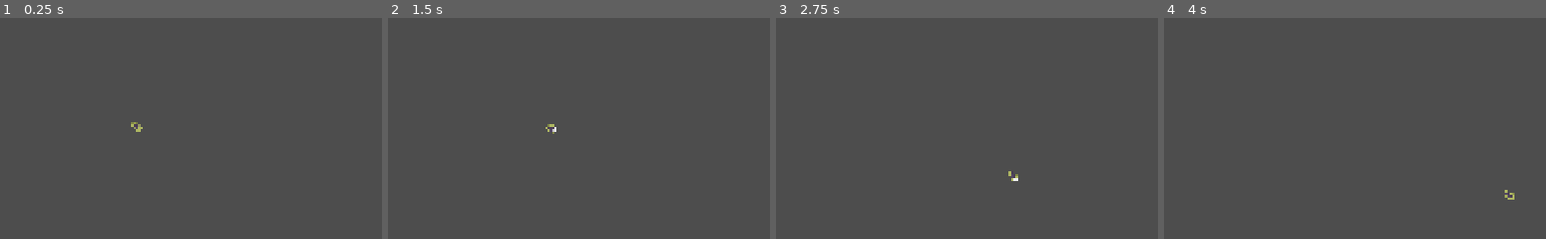
Above: before the commit, frames 1-4 (left to right).
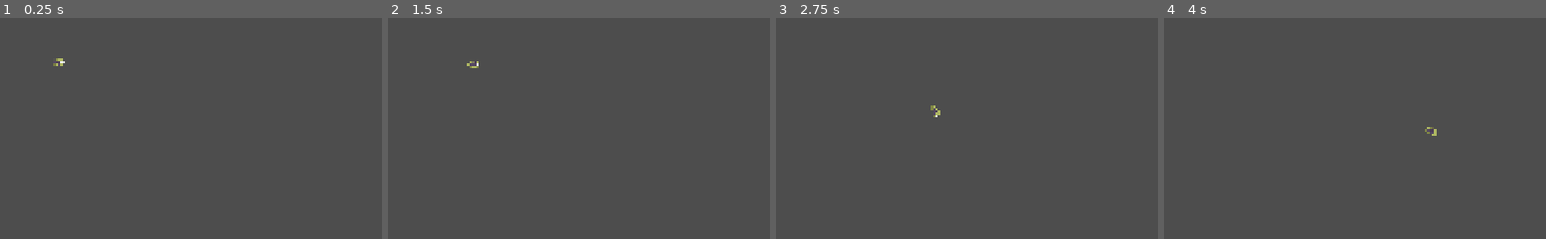
Above: after the commit, the same moments.

Repository: robertsforrest/modular_bullet_hell
Game: Godot game, scene res://Main.tscn
Same seed, same stepped clock (60 frames per second), same inputs: the game is played once before the commit and once after it.
Inputs (mouse positions are % of the whole screen's width and height, from its top left):
- Up to frame 1 (0.25 s): no input
- Up to frame 2 (1.5 s): tap Enter at 0.5 s; move the mouse to (74, 45) at 0.52 s; press the mouse at (74, 45) at 0.53 s; hold D (move_right) 0.53-1.28 s; tap Space at 1.25 s; move the mouse to (31, 55) at 1.27 s; release the mouse at (31, 55) at 1.28 s; hold S (move_down) from 1.28 s (still down); click (31, 55) at 1.35 s
- Up to frame 3 (2.75 s): move the mouse to (62, 28) at 2.02 s; release S (move_down) at 2.03 s; press the mouse at (62, 28) at 2.03 s; hold D (move_right) from 2.03 s (still down)
- Up to frame 4 (4 s): tap Enter at 2.75 s; move the mouse to (46, 70) at 2.77 s; release D (move_right) at 2.78 s; release the mouse at (46, 70) at 2.78 s; hold W (move_up) 2.78-3.53 s; click (46, 70) at 2.85 s; tap Space at 3.5 s; move the mouse to (82, 65) at 3.52 s; press the mouse at (82, 65) at 3.53 s; hold A (move_left) from 3.53 s (still down)
The pictures show only the part of the screen within x 50-100%, y 41-91%; the shares and areas given below are measured in that part.

The runs differ from the first frame. In frame 1, 0.1% of the frame differs, in the area x 13-38%, y 18-52%; in frame 2, 0.1%; in frame 3, 0.1%; in frame 4, 0.1%.

Commit message:
Implemented extremely basic enemy component types, plus an EnemyFactory with a (currently placeholder) generate_enemy function

Diff:
--- /dev/null
+++ b/Entities/Enemies/Components/Cores/EnemyCoreBasic.tscn
@@ -0,0 +1,32 @@
+[gd_scene format=3 uid="uid://cv8j7gpmpeqwe"]
+
+[ext_resource type="Script" uid="uid://f8dlcb2g3pnp" path="res://Entities/Enemies/Components/Cores/enemy_core_basic.gd" id="1_5actl"]
+[ext_resource type="Texture2D" uid="uid://4gq8u25q6osf" path="res://Entities/Enemies/Assets/enemy_core_basic.png" id="2_brav0"]
+[ext_resource type="Script" uid="uid://8awku0sdu4u5" path="res://Entities/Player/Components/component_slot.gd" id="3_4txx4"]
+
+[sub_resource type="CapsuleShape2D" id="CapsuleShape2D_bs1o3"]
+radius = 20.0
+height = 80.0
+
+[node name="EnemyCoreBasic" type="Area2D" unique_id=1613202619 node_paths=PackedStringArray("connection_points", "collision_shape")]
+script = ExtResource("1_5actl")
+connection_points = [NodePath("ConnPoint1"), NodePath("ConnPoint2")]
+component_size = 2
+collision_shape = NodePath("CollisionShape2D")
+metadata/_custom_type_script = "uid://dpjmm3b83c1q8"
+
+[node name="Sprite2D" type="Sprite2D" parent="." unique_id=516493498]
+texture = ExtResource("2_brav0")
+
+[node name="CollisionShape2D" type="CollisionShape2D" parent="." unique_id=792465796]
+shape = SubResource("CapsuleShape2D_bs1o3")
+
+[node name="ConnPoint1" type="Node2D" parent="." unique_id=1538604805]
+position = Vector2(-20, -4)
+script = ExtResource("3_4txx4")
+max_size = 2
+
+[node name="ConnPoint2" type="Node2D" parent="." unique_id=1032854707]
+position = Vector2(20, -4)
+script = ExtResource("3_4txx4")
+max_size = 2
--- /dev/null
+++ b/Entities/Enemies/Components/Cores/enemy_core_basic.gd
@@ -0,0 +1,7 @@
+extends EnemyComponent
+
+func physics_process(delta: float) -> void:
+	# Pursue the player
+	var player = get_tree().get_current_scene().get_player()
+	# Call superclass
+	super(delta)
--- /dev/null
+++ b/Entities/Enemies/Components/Guns/EnemyLaserGun.tscn
@@ -0,0 +1,20 @@
+[gd_scene format=3 uid="uid://g0qfkxs5vpij"]
+
+[ext_resource type="Script" uid="uid://cifvb8ffvv5kn" path="res://Entities/Enemies/Components/Guns/enemy_gun_component.gd" id="1_ucihi"]
+[ext_resource type="Texture2D" uid="uid://hw7aemxrynw2" path="res://Entities/Player/Assets/laser_gun.png" id="2_ldsc7"]
+
+[sub_resource type="CapsuleShape2D" id="CapsuleShape2D_ldsc7"]
+radius = 8.0
+
+[node name="EnemyLaserGun" type="Area2D" unique_id=2092387067 node_paths=PackedStringArray("collision_shape")]
+script = ExtResource("1_ucihi")
+collision_shape = NodePath("CollisionShape2D")
+metadata/_custom_type_script = "uid://cifvb8ffvv5kn"
+
+[node name="Sprite2D" type="Sprite2D" parent="." unique_id=1166800247]
+position = Vector2(0, 4)
+texture = ExtResource("2_ldsc7")
+
+[node name="CollisionShape2D" type="CollisionShape2D" parent="." unique_id=983952551]
+position = Vector2(0, 4)
+shape = SubResource("CapsuleShape2D_ldsc7")
--- /dev/null
+++ b/Entities/Enemies/Components/Guns/enemy_gun_component.gd
@@ -0,0 +1,2 @@
+class_name EnemyGunComponent
+extends EnemyComponent
--- /dev/null
+++ b/Entities/Enemies/Components/Wings/EnemyWing1.tscn
@@ -0,0 +1,33 @@
+[gd_scene format=3 uid="uid://cpdc5kg56nr5g"]
+
+[ext_resource type="Script" uid="uid://b6yc6accyy626" path="res://Entities/Enemies/Components/enemy_component.gd" id="1_3ebfj"]
+[ext_resource type="Script" uid="uid://8awku0sdu4u5" path="res://Entities/Player/Components/component_slot.gd" id="2_8ljdb"]
+[ext_resource type="Texture2D" uid="uid://dwpk8ex7jyygn" path="res://Entities/Enemies/Assets/enemy_wing_1.png" id="2_wuuch"]
+
+[sub_resource type="CapsuleShape2D" id="CapsuleShape2D_wuuch"]
+radius = 12.0
+height = 72.0
+
+[node name="EnemyWing1" type="Area2D" unique_id=227823163 node_paths=PackedStringArray("connection_points", "collision_shape")]
+script = ExtResource("1_3ebfj")
+connection_points = [NodePath("ConnPoint1"), NodePath("ConnPoint2")]
+component_size = 2
+collision_shape = NodePath("CollisionShape2D")
+metadata/_custom_type_script = "uid://b6yc6accyy626"
+
+[node name="Sprite2D" type="Sprite2D" parent="." unique_id=143356181]
+position = Vector2(16, -4)
+texture = ExtResource("2_wuuch")
+
+[node name="CollisionShape2D" type="CollisionShape2D" parent="." unique_id=1460320825]
+position = Vector2(12, -4)
+shape = SubResource("CapsuleShape2D_wuuch")
+
+[node name="ConnPoint1" type="Node2D" parent="." unique_id=1839276530]
+position = Vector2(28, -8)
+script = ExtResource("2_8ljdb")
+max_size = 2
+
+[node name="ConnPoint2" type="Node2D" parent="." unique_id=1794603166]
+position = Vector2(12, -16)
+script = ExtResource("2_8ljdb")
--- /dev/null
+++ b/Entities/Enemies/Components/enemy_component.gd
@@ -0,0 +1,21 @@
+class_name EnemyComponent
+extends ShipComponent
+
+# Wrappers for frame update code; rather than getting called from the engine, these get called
+# from the engine update loops in the component's parent for more control over component code
+# Copied here to pass super calls up to the ShipComponent parent for any shared behavior
+func process(delta: float) -> void:
+	super(delta)
+func physics_process(delta: float) -> void:
+	super(delta)
+
+# Check for area_entered signal from player bullets
+func _on_area_entered(area: Area2D) -> void:
+	if (area.is_in_group("player_bullets")):
+		# TODO: add spark/damage/smoke/etc particles for visual juice
+		hp -= area.get_damage_amount()
+		# Check for death
+		if (hp <= 0):
+			part_destroyed.emit()
+			queue_free() # TODO: juj this up with some cool VFX, drifting broken parts, etc.
+		area.queue_free()
--- /dev/null
+++ b/Entities/Enemies/Enemy.tscn
@@ -0,0 +1,6 @@
+[gd_scene format=3 uid="uid://bgfuvswbxi1vq"]
+
+[ext_resource type="Script" uid="uid://xpvgq5txvuvp" path="res://Entities/Enemies/enemy.gd" id="1_ttlo4"]
+
+[node name="Enemy" type="Node2D" unique_id=993187173]
+script = ExtResource("1_ttlo4")
--- /dev/null
+++ b/Entities/Enemies/enemy.gd
@@ -0,0 +1,19 @@
+class_name Enemy
+extends Node2D
+
+@export var ship_core: EnemyComponent
+
+@onready var components: Array[EnemyComponent] = []
+
+# Game loop - just pass along to component code
+func _physics_process(delta: float) -> void:
+	for component in components:
+		component.physics_process(delta)
+func _process(delta: float) -> void:
+	for component in components:
+		component.process(delta)
+
+# Add a new component to the enemy
+func add_ship_component(new_component) -> void:
+	add_child(new_component)
+	components.append(new_component)
--- /dev/null
+++ b/Entities/Enemies/enemy_factory.gd
@@ -0,0 +1,20 @@
+extends Node
+
+# Load enemy configurations
+const enemy_tscn: PackedScene = preload("res://Entities/Enemies/Enemy.tscn")
+const enemy_core: PackedScene = preload("res://Entities/Enemies/Components/Cores/EnemyCoreBasic.tscn")
+const enemy_wings: PackedScene = preload("res://Entities/Enemies/Components/Wings/EnemyWing1.tscn")
+const enemy_gun: PackedScene = preload("res://Entities/Enemies/Components/Guns/EnemyLaserGun.tscn")
+
+# Create and return a random enemy
+# TODO: add parameterization eventually rather than purely random enemies
+func generate_enemy() -> Node2D:
+	var new_enemy = enemy_tscn.instantiate()
+	var new_core = enemy_core.instantiate()
+	new_enemy.add_child(new_core)
+	new_enemy.ship_core = new_core
+	var wing_left = new_core.add_component(enemy_wings.instantiate(), 0)
+	var wing_right = new_core.add_component(enemy_wings.instantiate(), 1)
+	wing_right.add_component(enemy_gun.instantiate(), 1)
+	wing_left.add_component(enemy_gun.instantiate(), 1)
+	return new_enemy
--- a/Entities/Player/Components/LaserGun.tscn
+++ b/Entities/Player/Components/Guns/LaserGun.tscn
@@ -1,6 +1,6 @@
 [gd_scene format=3 uid="uid://dy8deqmtlgppq"]
 
-[ext_resource type="Script" uid="uid://ino5mhbbsc41" path="res://Entities/Player/Components/laser_gun.gd" id="1_15782"]
+[ext_resource type="Script" uid="uid://ino5mhbbsc41" path="res://Entities/Player/Components/Guns/laser_gun.gd" id="1_15782"]
 [ext_resource type="Texture2D" uid="uid://hw7aemxrynw2" path="res://Entities/Player/Assets/laser_gun.png" id="2_1mt4w"]
 [ext_resource type="PackedScene" uid="uid://bajbukconqclo" path="res://Entities/Player/Projectiles/PlayerLaserSmall.tscn" id="2_5pjx0"]
 
--- a/Entities/Player/Components/MachineGun.tscn
+++ b/Entities/Player/Components/Guns/MachineGun.tscn
@@ -1,6 +1,6 @@
 [gd_scene format=3 uid="uid://b6acxmrpx1owa"]
 
-[ext_resource type="Script" uid="uid://cn6nsfaj7ubiq" path="res://Entities/Player/Components/machine_gun.gd" id="1_0fojp"]
+[ext_resource type="Script" uid="uid://cn6nsfaj7ubiq" path="res://Entities/Player/Components/Guns/machine_gun.gd" id="1_0fojp"]
 [ext_resource type="Texture2D" uid="uid://2ec8bfmy2dye" path="res://Entities/Player/Assets/machine_gun.png" id="2_bsps6"]
 [ext_resource type="PackedScene" uid="uid://j3jimo0mff4q" path="res://Entities/Player/Projectiles/PlayerBullet.tscn" id="2_tvpx7"]
 
--- a/Entities/Player/Components/Thruster.tscn
+++ b/Entities/Player/Components/Thrusters/Thruster.tscn
@@ -1,6 +1,6 @@
 [gd_scene format=3 uid="uid://lumark28yxtc"]
 
-[ext_resource type="Script" uid="uid://chjuu8dgmirsq" path="res://Entities/Player/Components/thruster.gd" id="1_k51gw"]
+[ext_resource type="Script" uid="uid://chjuu8dgmirsq" path="res://Entities/Player/Components/Thrusters/thruster.gd" id="1_k51gw"]
 [ext_resource type="Texture2D" uid="uid://bdex2ab04c5ro" path="res://Entities/Player/Assets/thruster.png" id="2_4kd13"]
 [ext_resource type="Script" uid="uid://8awku0sdu4u5" path="res://Entities/Player/Components/component_slot.gd" id="3_k51gw"]
 
--- a/Entities/Player/Components/Wing.tscn
+++ b/Entities/Player/Components/Wings/Wing.tscn
@@ -1,6 +1,6 @@
 [gd_scene format=3 uid="uid://dym57mo5kfg5g"]
 
-[ext_resource type="Script" uid="uid://bueh73buqtr6y" path="res://Entities/Player/Components/wing.gd" id="1_s51pi"]
+[ext_resource type="Script" uid="uid://bueh73buqtr6y" path="res://Entities/Player/Components/Wings/wing.gd" id="1_s51pi"]
 [ext_resource type="Texture2D" uid="uid://c42cdnd15rtr7" path="res://Entities/Player/Assets/wing_1.png" id="2_6xhmx"]
 [ext_resource type="Script" uid="uid://8awku0sdu4u5" path="res://Entities/Player/Components/component_slot.gd" id="3_6xhmx"]
 
--- a/Entities/Player/Components/player_core.gd
+++ b/Entities/Player/Components/player_core.gd
@@ -1,9 +1,9 @@
 extends ShipComponent
 
-const component_wing: PackedScene = preload("res://Entities/Player/Components/Wing.tscn")
-const component_thruster: PackedScene = preload("res://Entities/Player/Components/Thruster.tscn")
-const component_machine_gun: PackedScene = preload("res://Entities/Player/Components/MachineGun.tscn")
-const component_laser_gun: PackedScene = preload("res://Entities/Player/Components/LaserGun.tscn")
+const component_wing: PackedScene = preload("res://Entities/Player/Components/Wings/Wing.tscn")
+const component_thruster: PackedScene = preload("res://Entities/Player/Components/Thrusters/Thruster.tscn")
+const component_machine_gun: PackedScene = preload("res://Entities/Player/Components/Guns/MachineGun.tscn")
+const component_laser_gun: PackedScene = preload("res://Entities/Player/Components/Guns/LaserGun.tscn")
 
 func _process(delta: float) -> void:
 	if (Input.is_action_just_pressed("debug_1")):
--- a/Entities/Player/Components/ship_component.gd
+++ b/Entities/Player/Components/ship_component.gd
@@ -1,10 +1,18 @@
 class_name ShipComponent
 extends Area2D
 
+# Signals
+signal part_destroyed
+
 # Editor variables
+@export var hp: float = 1.0
 @export var connection_points: Array[ComponentSlot]
 @export var component_size: Enum.component_size
 @export var collision_shape: CollisionShape2D
+
+# Initialize
+func _ready() -> void:
+	self.area_entered.connect(_on_area_entered)
 
 # Accessor for sprite's h_flip value
 func set_flip_h(val: bool):
@@ -24,7 +32,7 @@
 	# Check to ensure the component is of the right size to add to the slot
 	if (new_component.component_size <= connection_points[conn_point_index].max_size):
 		# Parent the new component to this component's own parent
-		get_parent().add_component(new_component)
+		get_parent().add_ship_component(new_component)
 		# Set the new component's position based on the connection point
 		# NOTE: this is a core design decision - sprite position relative to the origin of the node
 		# will determine the connection point for the new component & the origin of flip_h, where applicable
@@ -39,3 +47,7 @@
 	else:
 		print("Component too large!: " + str(new_component))
 		return null
+
+# Handle area entered code; override in child nodes
+func _on_area_entered(area: Area2D) -> void:
+	pass
--- a/Entities/Player/Projectiles/player_bullet.gd
+++ b/Entities/Player/Projectiles/player_bullet.gd
@@ -3,7 +3,12 @@
 
 @onready var direction: Vector2
 @export var speed: float = 3400.0
+@export var base_damage: float = 1.0
 
 func _physics_process(delta: float) -> void:
 	rotation = direction.angle()
 	position += direction * speed * delta
+
+# Accessor for bullet damage; apply relevant modifiers here
+func get_damage_amount() -> float:
+	return base_damage
--- a/Entities/Player/player.gd
+++ b/Entities/Player/player.gd
@@ -53,6 +53,6 @@
 		component.process(delta)
 
 # Add a new component to the player
-func add_component(new_component) -> void:
+func add_ship_component(new_component) -> void:
 	add_child(new_component)
 	components.append(new_component)
--- a/Main.tscn
+++ b/Main.tscn
@@ -1,11 +1,20 @@
 [gd_scene format=3 uid="uid://drii2e0e0ven"]
 
 [ext_resource type="PackedScene" uid="uid://cton2g7db78di" path="res://Entities/Player/Player.tscn" id="1_glv2v"]
+[ext_resource type="Script" uid="uid://dr76c8jcliu7t" path="res://main.gd" id="1_uu6xs"]
+[ext_resource type="Script" uid="uid://dycix7gb5055g" path="res://Entities/Enemies/enemy_factory.gd" id="3_r0du0"]
 
-[node name="Main" type="Node2D" unique_id=1605391203]
+[node name="Main" type="Node2D" unique_id=1605391203 node_paths=PackedStringArray("player", "camera", "enemy_factory")]
+script = ExtResource("1_uu6xs")
+player = NodePath("Player")
+camera = NodePath("Camera2D")
+enemy_factory = NodePath("Node")
 
 [node name="Player" parent="." unique_id=2004784632 instance=ExtResource("1_glv2v")]
-position = Vector2(619, 348)
+position = Vector2(240, 32)
 
 [node name="Camera2D" type="Camera2D" parent="." unique_id=1373726602]
 zoom = Vector2(0.5, 0.5)
+
+[node name="Node" type="Node" parent="." unique_id=2127648709]
+script = ExtResource("3_r0du0")
--- /dev/null
+++ b/main.gd
@@ -0,0 +1,14 @@
+extends Node2D
+
+@export var player: Node2D
+@export var camera: Camera2D
+@export var enemy_factory: Node
+
+func _process(delta: float) -> void:
+	if (Input.is_action_just_pressed("debug_2")):
+		var new_enemy = enemy_factory.generate_enemy()
+		add_child(new_enemy)
+
+# Accessor for player
+func get_player() -> Node2D:
+	return player
--- a/project.godot
+++ b/project.godot
@@ -67,6 +67,11 @@
 "events": [Object(InputEventMouseButton,"resource_local_to_scene":false,"resource_name":"","device":-1,"window_id":0,"a …(253 unchanged characters)…
 ]
 }
+debug_2={
+"deadzone": 0.2,
+"events": [Object(InputEventKey,"resource_local_to_scene":false,"resource_name":"","device":-1,"window_id":0,"alt_pressed":false,"shift_pressed":false,"ctrl_pressed":false,"meta_pressed":false,"pressed":false,"keycode":0,"physical_keycode":85,"key_label":0,"unicode":117,"location":0,"echo":false,"script":null)
+]
+}
 
 [physics]
 
Binary file added: Entities/Enemies/Assets/enemy_core_basic.png
Not shown, added: Entities/Enemies/Assets/enemy_core_basic.png.import
Binary file added: Entities/Enemies/Assets/enemy_wing_1.png
Not shown, added: Entities/Enemies/Assets/enemy_wing_1.png.import
Not shown, added: Entities/Enemies/Components/Cores/enemy_core_basic.gd.uid
Not shown, added: Entities/Enemies/Components/Guns/enemy_gun_component.gd.uid
Not shown, added: Entities/Enemies/Components/enemy_component.gd.uid
Not shown, added: Entities/Enemies/enemy.gd.uid
Not shown, added: Entities/Enemies/enemy_factory.gd.uid
Renamed: Entities/Player/Components/gun_component.gd -> Entities/Player/Components/Guns/gun_component.gd
Renamed: Entities/Player/Components/gun_component.gd.uid -> Entities/Player/Components/Guns/gun_component.gd.uid
Renamed: Entities/Player/Components/laser_gun.gd -> Entities/Player/Components/Guns/laser_gun.gd
(and 8 more such lines)
